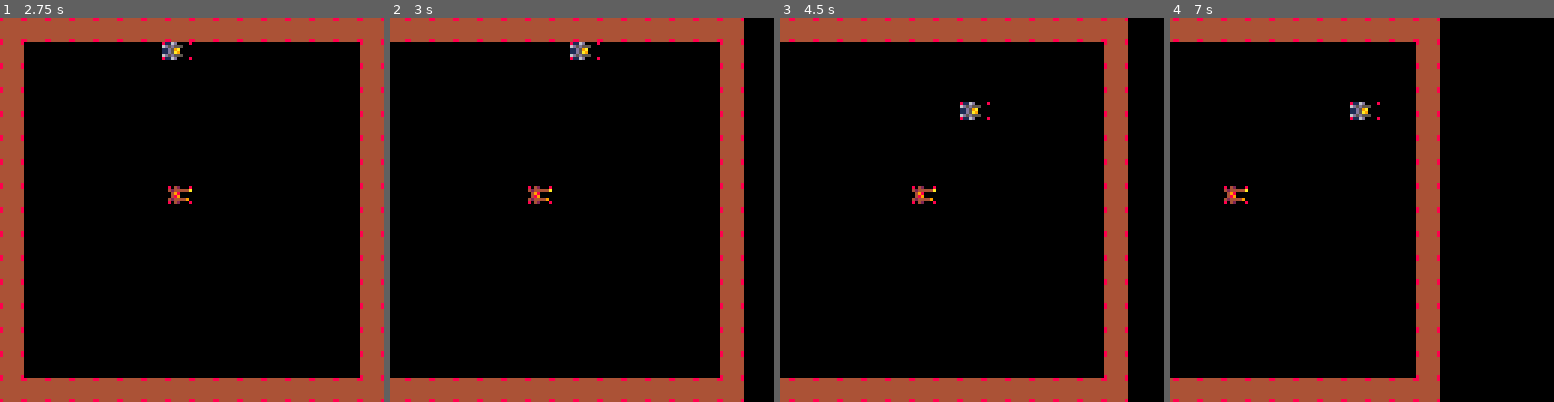
Above: before the commit, frames 1-4 (left to right).
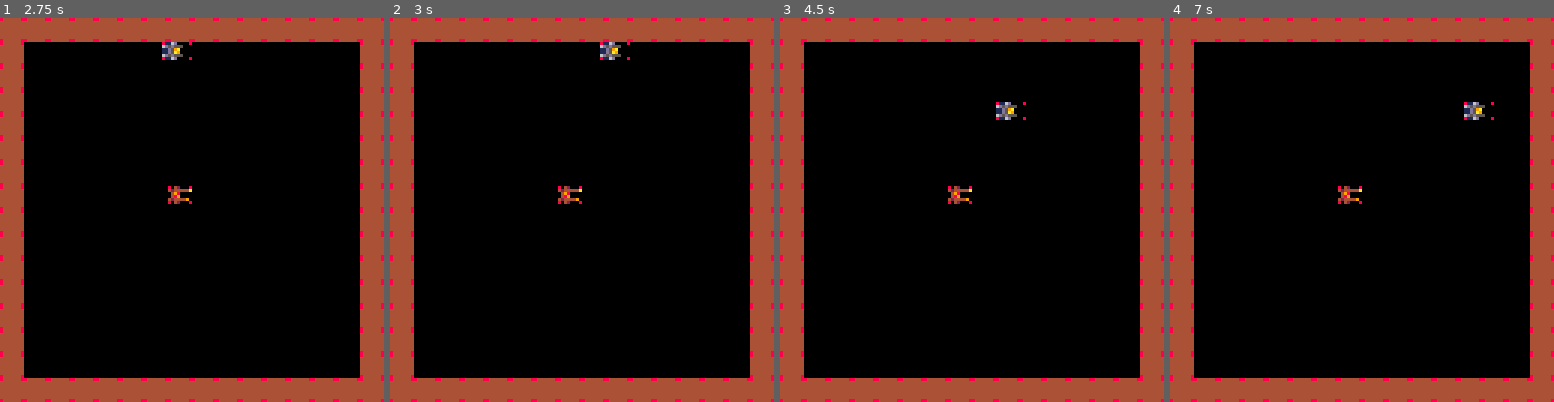
Above: after the commit, the same moments.

Repository: Radonchnk/camera_game
Game: PICO-8 cartridge cameragame.p8
Two runs of this game, one before a commit and one after it. Both use one fixed random seed, a clock stepped at 60 frames per second and the inputs below.
Inputs:
- Up to frame 1 (2.75 s): hold Right 1.6-2.1 s; hold Up 2.15-2.42 s; hold Right from 2.47 s (still down)
- Up to frame 2 (3 s): keep holding Right
- Up to frame 3 (4.5 s): release Right at 3.03 s; hold Left 3.08-3.58 s; hold Down 3.63-3.97 s; hold Right from 4.02 s (still down)
- Up to frame 4 (7 s): release Right at 4.68 s; hold Up 4.73-5.03 s; hold Left 5.08-5.68 s; hold Down 5.73-6.03 s; hold Right 6.08-6.58 s; hold Right from 6.63 s (still down)

Frame 1 is identical in both runs. In frame 2, 20% of the frame differs, in the area x 0-100%, y 0-100%; in frame 3, 20%; in frame 4, 22%.

Commit message:
modified:   cameragame.p8 	modified:   log.txt 	modified:   main.lua 	deleted:    player/camera_follow.lua 	modified:   player/player_class.lua 	modified:   projectile/projectile_class.lua

Diff:
--- a/cameragame.p8
+++ b/cameragame.p8
@@ -13,7 +13,6 @@
 #include utils/tiling.lua
 #include map/wall_class.lua
 #include map/level_setup.lua
-#include player/camera_follow.lua
 #include projectile/projectile_class.lua
 #include enemie/enemie_class.lua
 
--- a/main.lua
+++ b/main.lua
@@ -29,7 +29,6 @@
 
 -- draw every frame
 function _draw()
-    camera_follow()
     cls()
     p:draw()
 
--- a/player/camera_follow.lua
+++ /dev/null
@@ -1,13 +0,0 @@
--- makes pico 8 camera track player
-function camera_follow()
-    -- centre camera position
-    cam_x = p.x-60
-    cam_y = p.y-60
-
-    -- moves camera to stay in bounds of map
-    cam_x = mid(0,cam_x,896)
-    cam_y = mid(0,cam_y,128)
-
-    -- gives position to camera
-    camera(cam_x,cam_y)
-end
--- a/player/player_class.lua
+++ b/player/player_class.lua
@@ -76,5 +76,5 @@
 
 -- creates a projectile
 function player:shoot()
-    add(player_proj_list, projectile:new(p.x,p.y,p.dir,6,p.colour))
+    add(player_proj_list, projectile:new(p.x,p.y,p.dir,4,p.colour,80))
 end
--- a/projectile/projectile_class.lua
+++ b/projectile/projectile_class.lua
@@ -3,12 +3,13 @@
 projectile.__index = projectile
 
 -- constructor
-function projectile:new(x,y,dir,speed,col)
+function projectile:new(x,y,dir,speed,col,acc)
     local obj = setmetatable({}, self)
 
     obj.dir = dir  -- direction (0,1,2,3) <-> (left,right,up,down)
     obj.speed = speed
     obj.colour = col
+    obj.accuracy = acc  -- number 0 -> 100
 
     -- random start point for projectile in lens range
     if obj.dir < 2 then
@@ -23,20 +24,29 @@
 end
 
 -- update function called every frame, moves projectile
+
 function projectile:update()
+    local error = 0 -- vary movement
+
+    -- accuracy rng
+    if rnd(101) > self.accuracy then
+        error = rnd({0.25,-0.25})
+    end
+
     if self.dir == 0 then
-        self.x -= self.speed
+        self:move(-1,error)
     elseif self.dir == 1 then
-        self.x += self.speed
+        self:move(1,error)
     elseif self.dir == 2 then
-        self.y -= self.speed
+        self:move(error,-1)
     elseif self.dir == 3 then
-        self.y += self.speed
+        self:move(error,1)
     end
 end
 
-function projectile:move()
-
+function projectile:move(dx, dy)
+    self.x += dx * self.speed
+    self.y += dy * self.speed
 end
 
 function projectile:draw()
Not shown, changed: log.txt
